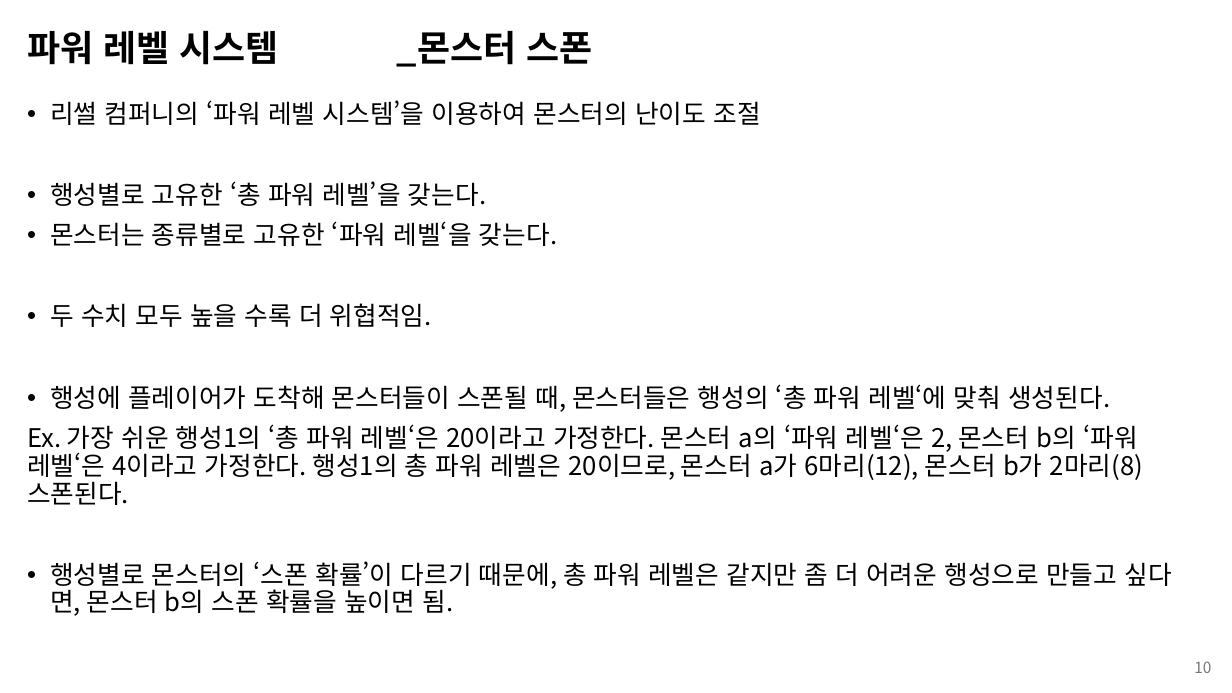
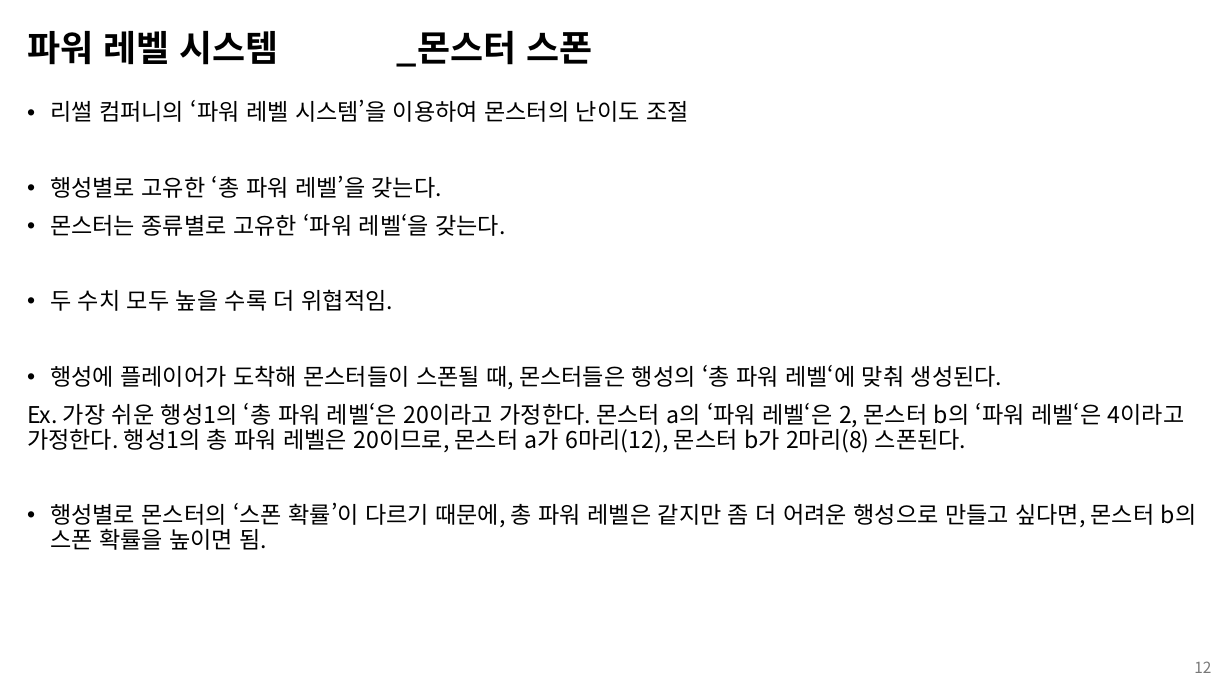
Before and after one commit to kimi5231/B1A2_project, a slide deck: slide 12 of 기획/SPACE ROBBER_기획서.pptx (slide 10 before the commit). Drawn at 1232x693 pixels with LibreOffice and Linux fonts; fonts in the diff are those of the drawing. Boxes give left, top, right and bottom in pixels: in the first picture for what was removed or moved away, otherwise in the second. Text is boxed around its words. In the diff, an @@ line names an element or a change of style, - is before the commit and + after.

Commit message:
SPACE ROBBER_기획서 내용 추가
- 플레이어 stat, state

```diff
--- a/기획/SPACE ROBBER_기획서.pptx
+++ b/기획/SPACE ROBBER_기획서.pptx
@@ text "리썰 컴퍼니의 ‘파워 레벨 시스템’을 ..." at [27,99,1197,550]: size 20 to 18 pt @@
@@ page number at [1194,661,1211,673]: text changed @@
-10
+12
```
Also in this commit, not shown: 14 other slides changed, 3 slides added.
